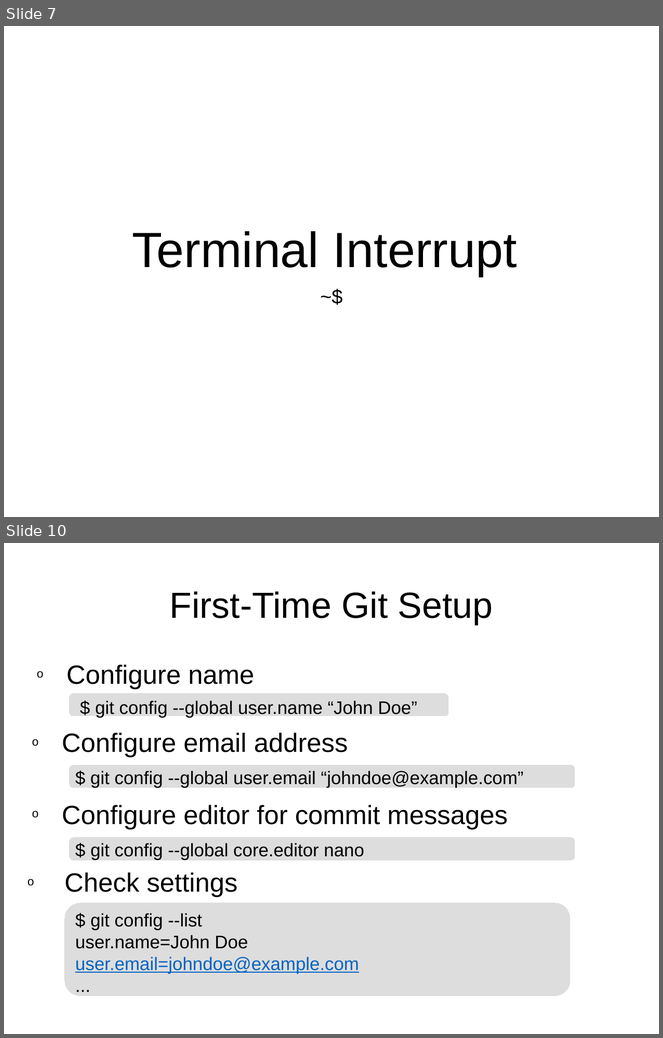
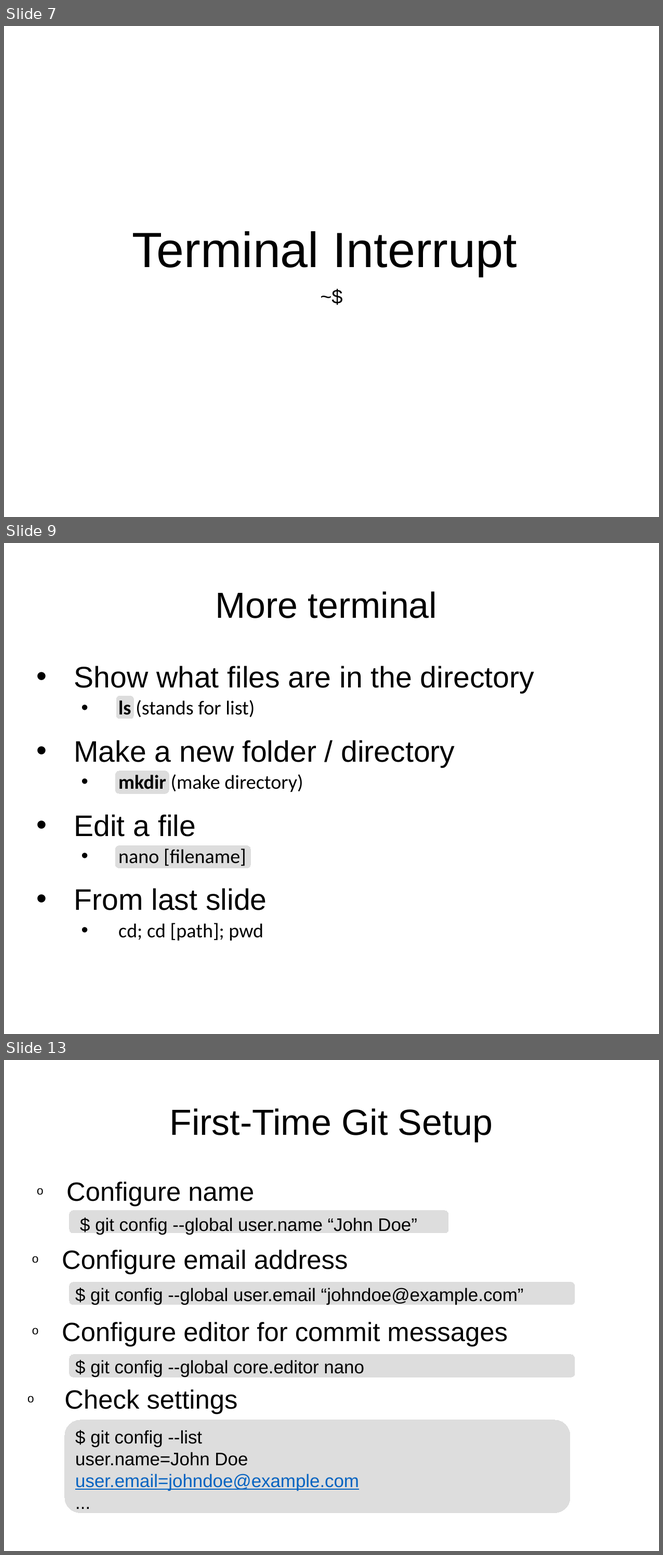
Before and after one commit to rachelplayer/isg-playground, a slide deck: git_workshop.pptx. Shown one above the other, each under a label of ours: slides 7 and 10 before the commit, slides 7, 9 and 13 after it; the slides between them are not shown. The pictures are 663x1038 and 663x1555 pixels, drawn with LibreOffice and Linux fonts; fonts in the diff are those of the drawing. Boxes give left, top, right and bottom in pixels: in the first picture for what was removed or moved away, otherwise in the second. Text is boxed around its words. In the diff, an @@ line names an element or a change of style, - is before the commit and + after.

Commit message:
Mainly changed the terminal side
Also added the other date, Nathans name, git reset&clean, and potentially a few smaller changes.
All in good spirit!

```diff
--- a/git_workshop.pptx
+++ b/git_workshop.pptx
@@ slide 9 added at box(4, 543, 659, 1034), background #FFFFFF @@
@@ title added at box(216, 591, 437, 618), 44 pt, text #000000 @@
+More terminal
@@ text added at box(74, 666, 534, 941), 36 pt, text #000000 @@
+• Show what files are in the directory
+  • ls (stands for list)
+• Make a new folder / directory
+  • mkdir (make directory)
+• Edit a file
+  • nano [filename]
+• From last slide
+  • cd; cd [path]; pwd
@@ freeform shape added at box(116, 696, 133, 719), fill #DDDDDD, outline #DDDDDD 0 pt @@
@@ freeform shape added at box(115, 771, 169, 794), fill #DDDDDD, outline #DDDDDD 0 pt @@
@@ freeform shape added at box(115, 846, 251, 869), fill #DDDDDD, outline #DDDDDD 0 pt @@
@@ what was slide 10 is now slide 13 @@
```
Also in this commit, not shown: 8 slides changed, 2 other slides added, 1 other file.
